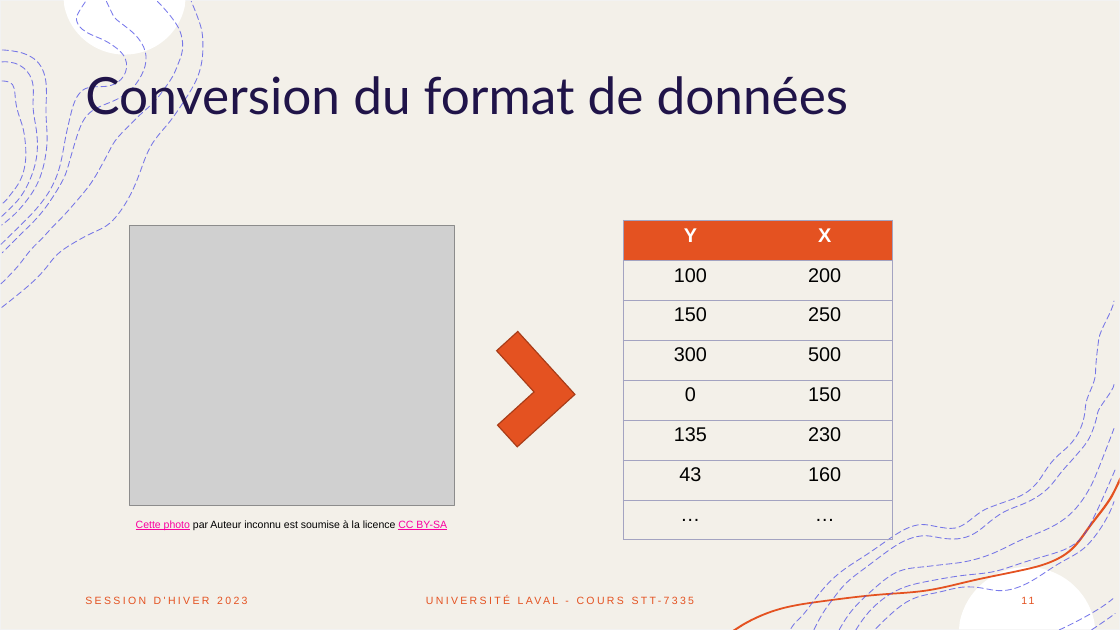
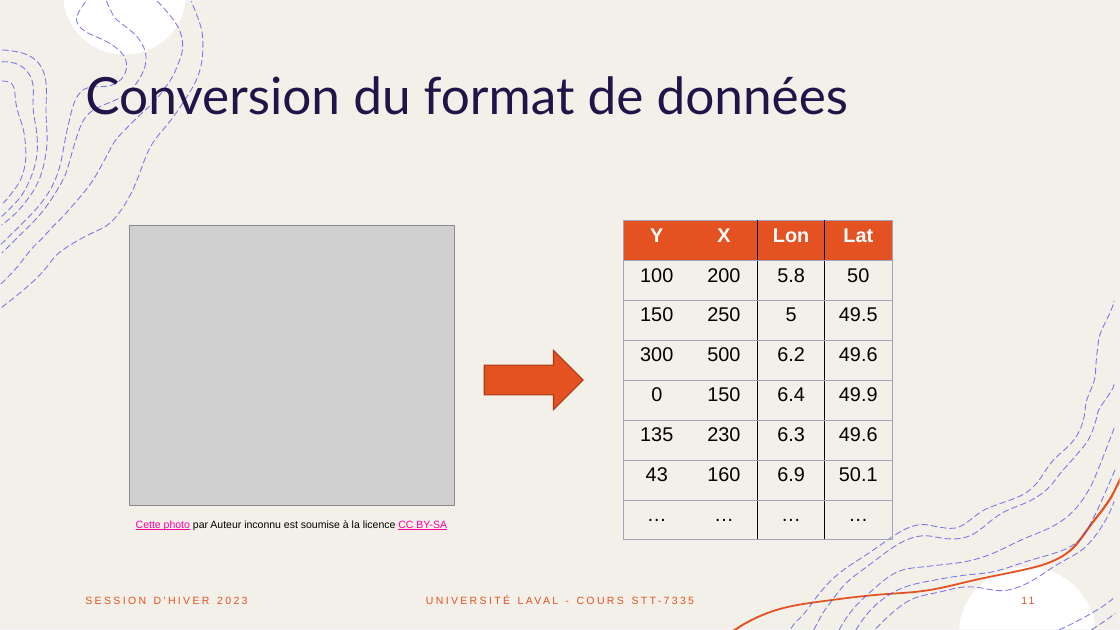
Before and after one commit to alexlepage07/STT-7335_Project, a slide deck: slide 11 of Doc/capsule_equipe4_donnees_spatiales.pptx. Drawn at 1120x630 pixels with LibreOffice and Linux fonts; fonts in the diff are those of the drawing; grey boxes stand for pictures. Boxes give left, top, right and bottom in pixels: in the first picture for what was removed or moved away, otherwise in the second. Text is boxed around its words. In the diff, an @@ line names an element or a change of style, - is before the commit and + after.

```diff
--- a/Doc/capsule_equipe4_donnees_spatiales.pptx
+++ b/Doc/capsule_equipe4_donnees_spatiales.pptx
@@ table at [623,220,892,540] @@
+column 3: Lon | 5.8 | 5 | 6.2 | 6.4 | 6.3 | 6.9 | …
+column 4: Lat | 50 | 49.5 | 49.6 | 49.9 | 49.6 | 50.1 | …
@@ corner removed at [461,332,575,447] @@
@@ right arrow added at [484,350,583,410], fill #E45221, outline #A93D18 1 pt @@
```
Also in this commit, not shown: 4 other slides changed, 5 slides added.
